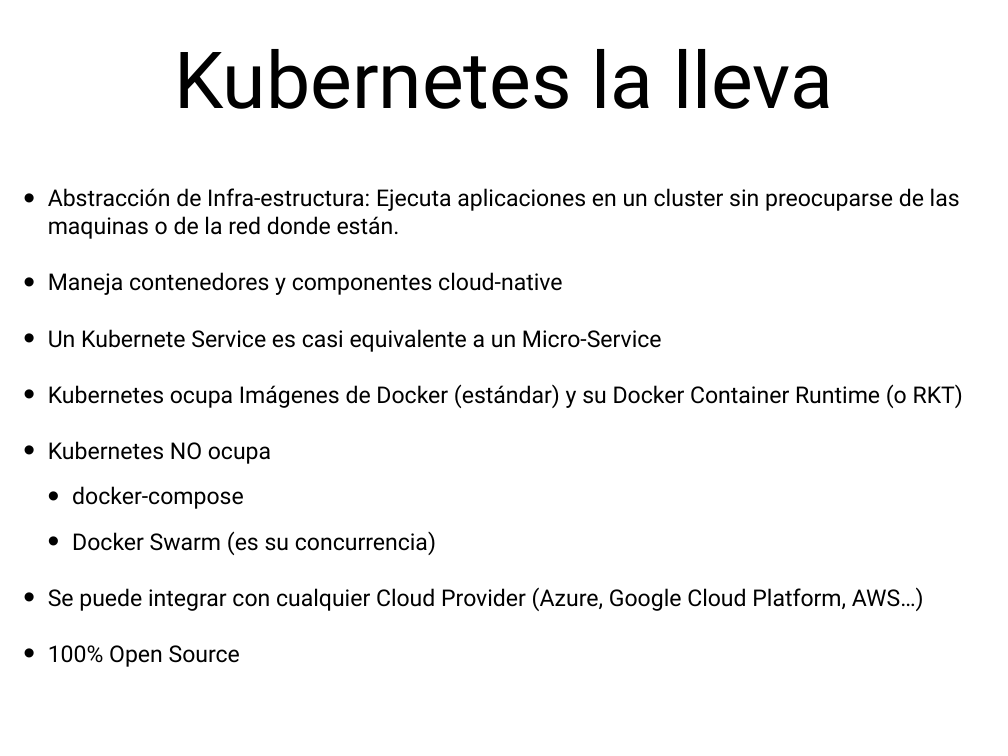
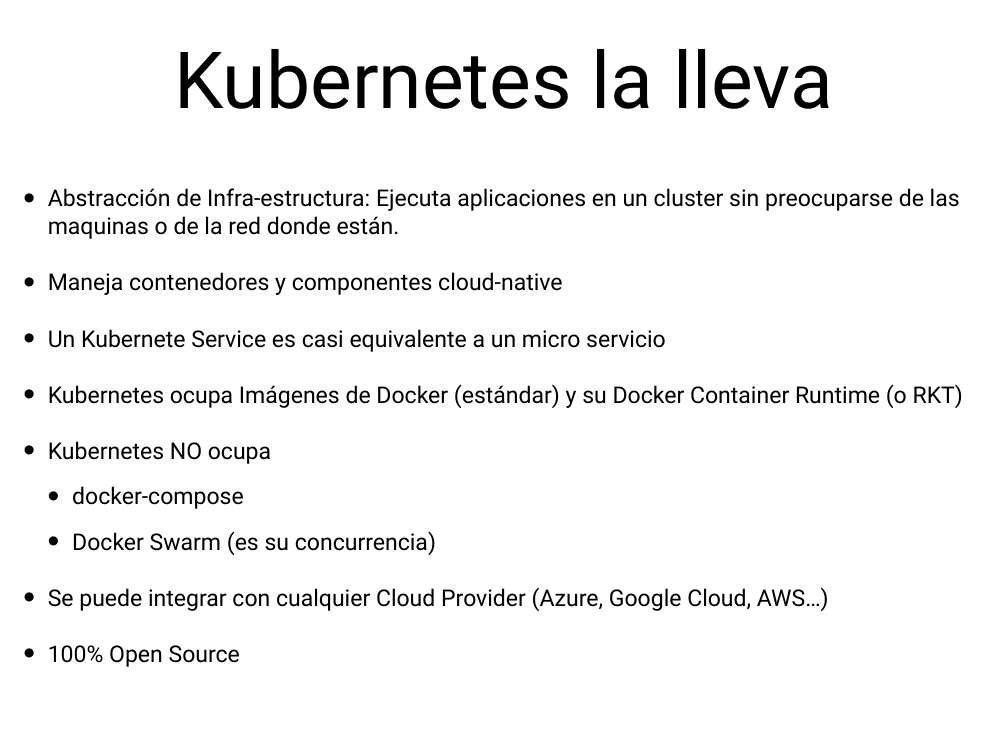
Before and after one commit to Guillaume-Mayer/micropoc, a slide deck: slide 3 of pres.pptx. Drawn at 1008x756 pixels with LibreOffice and Linux fonts; fonts in the diff are those of the drawing. Boxes give left, top, right and bottom in pixels: in the first picture for what was removed or moved away, otherwise in the second. Text is boxed around its words. In the diff, an @@ line names an element or a change of style, - is before the commit and + after.

```diff
--- a/pres.pptx
+++ b/pres.pptx
@@ text at (48, 329, 666, 352): text changed @@
-• Un Kubernete Service es casi equivalente a un Micro-Service
+• Un Kubernete Service es casi equivalente a un micro servicio
@@ text at (48, 587, 829, 611): text changed @@
-• Se puede integrar con cualquier Cloud Provider (Azure, Google Cloud Platform, AWS…)
+• Se puede integrar con cualquier Cloud Provider (Azure, Google Cloud, AWS…)
```
Also in this commit, not shown: 4 other slides changed, 3 slides added, 2 slides removed.
